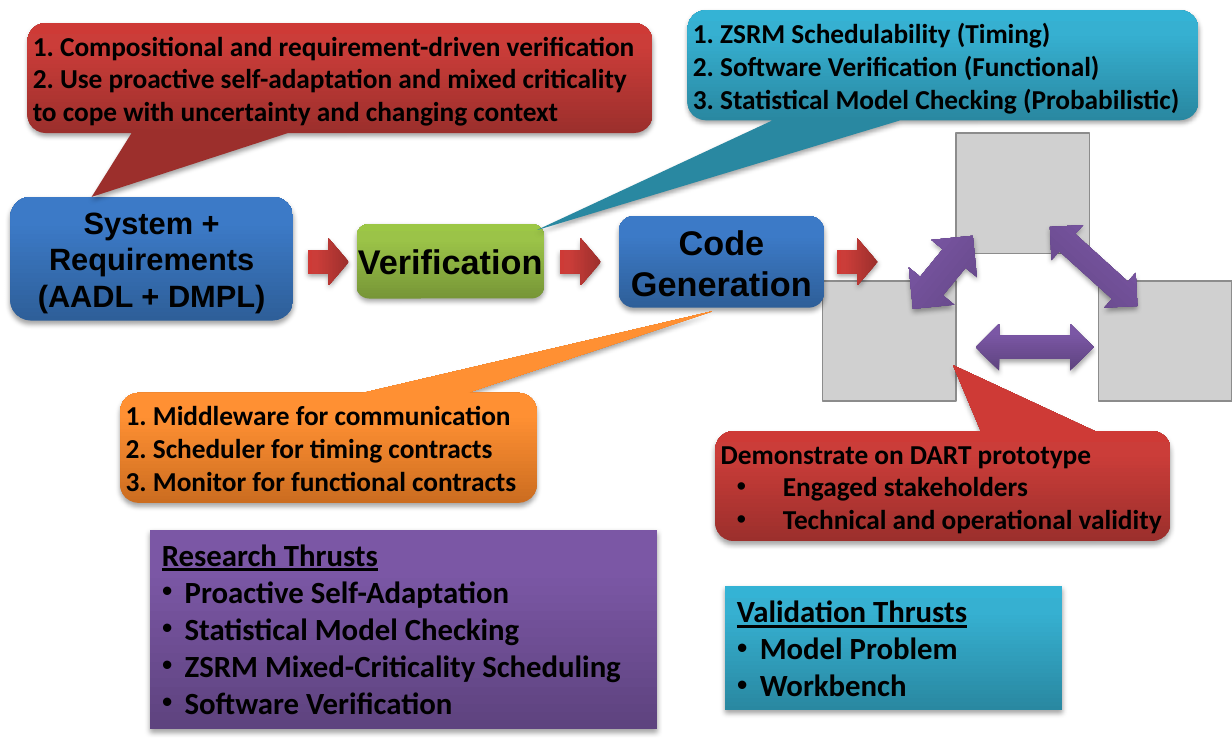
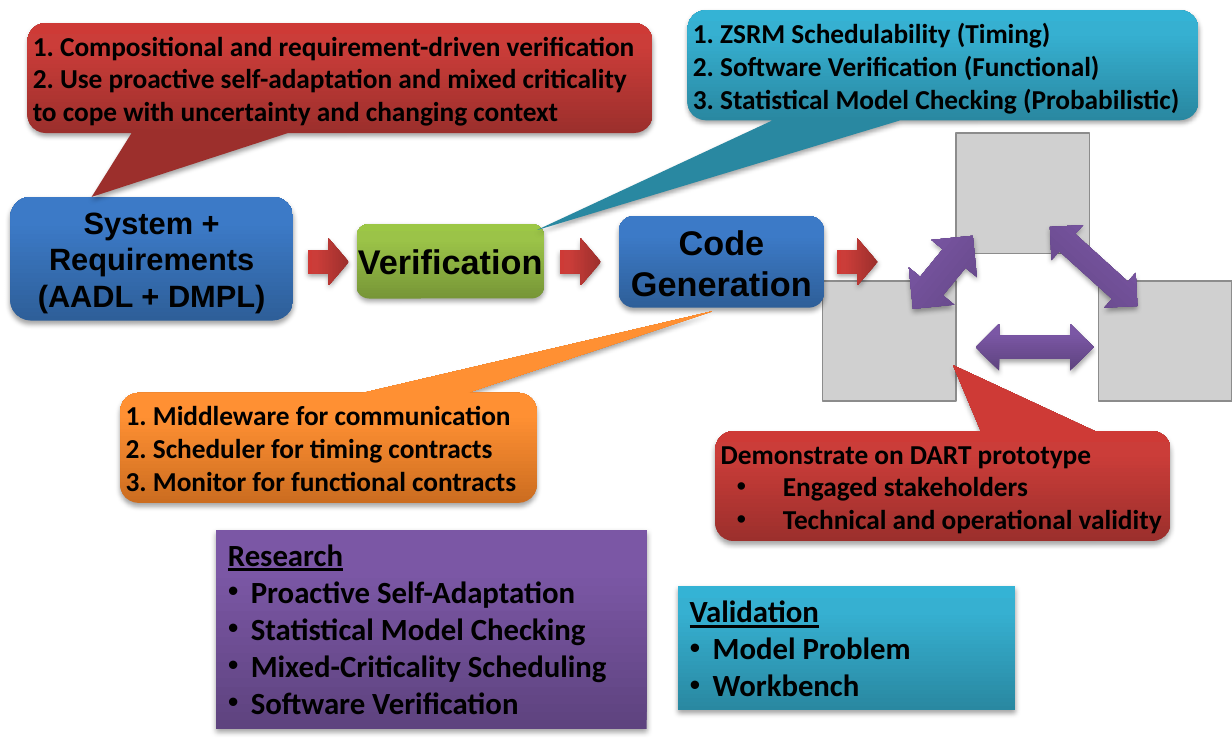
Before and after one commit to cps-sei/dart, a slide deck: slide 1 of images/research.pptx. Drawn at 1232x739 pixels with LibreOffice and Linux fonts; fonts in the diff are those of the drawing; grey boxes stand for pictures. Boxes give left, top, right and bottom in pixels: in the first picture for what was removed or moved away, otherwise in the second. Text is boxed around its words. In the diff, an @@ line names an element or a change of style, - is before the commit and + after.

```diff
--- a/images/research.pptx
+++ b/images/research.pptx
@@ rectangle "Research": place and size @@
-rectangle "Research" at box(149, 530, 657, 729)
+rectangle "Research" at box(216, 530, 647, 729)
@@ text in rectangle at box(228, 544, 343, 571): text changed @@
-Research Thrusts
+Research
@@ rectangle "Validation": place and size @@
-rectangle "Validation" at box(724, 586, 1062, 711)
+rectangle "Validation" at box(678, 586, 1015, 711)
@@ text in rectangle at box(690, 600, 819, 628): text changed @@
-Validation Thrusts
+Validation
@@ text in rectangle at box(251, 655, 607, 682): text changed @@
-• ZSRM Mixed-Criticality Scheduling
+• Mixed-Criticality Scheduling
```
Also in this commit, not shown: 1 other file.
